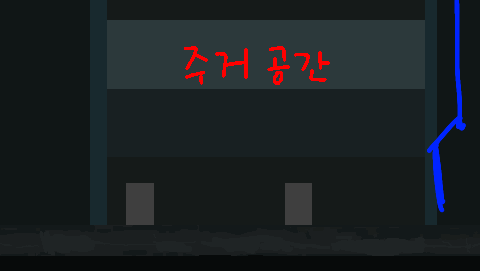
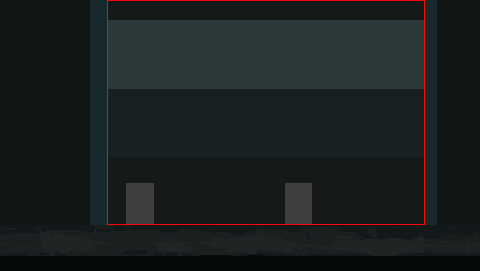
Revision of a layered w=480, h=271 image; what changed, layer by layer:
painted on "버림" over [107, 0, 425, 225]
hid "A" (3rd of 5, in "러프" › "2" › "A" › "추가러프") over [427, 0, 466, 213]
hid "Layer 17" over [184, 46, 330, 85]
painted on "하늘" over [107, 0, 466, 225]
